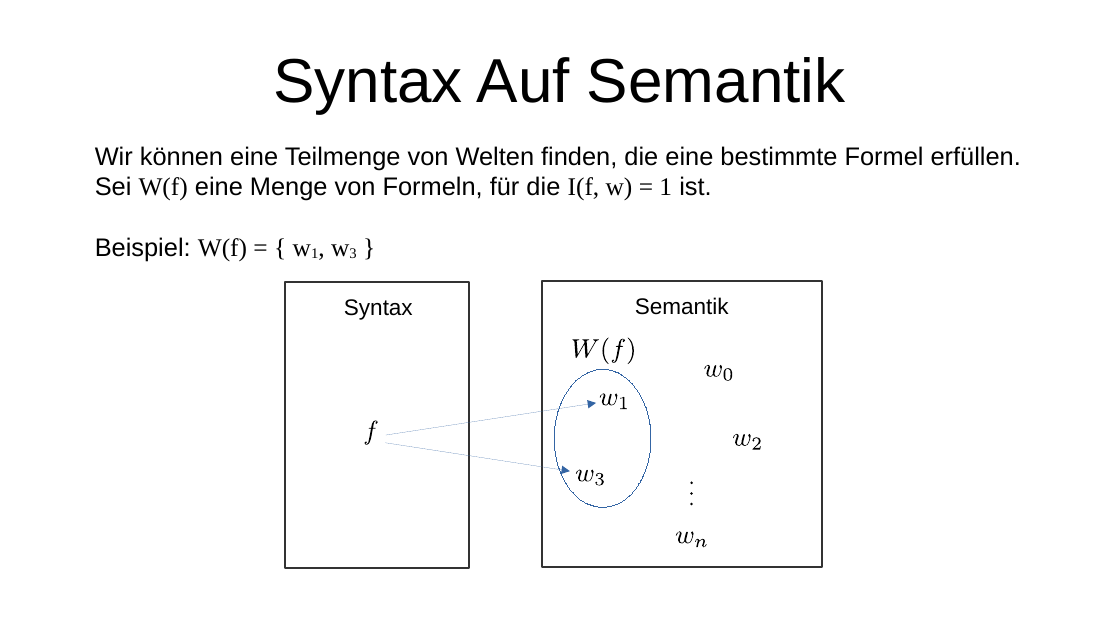
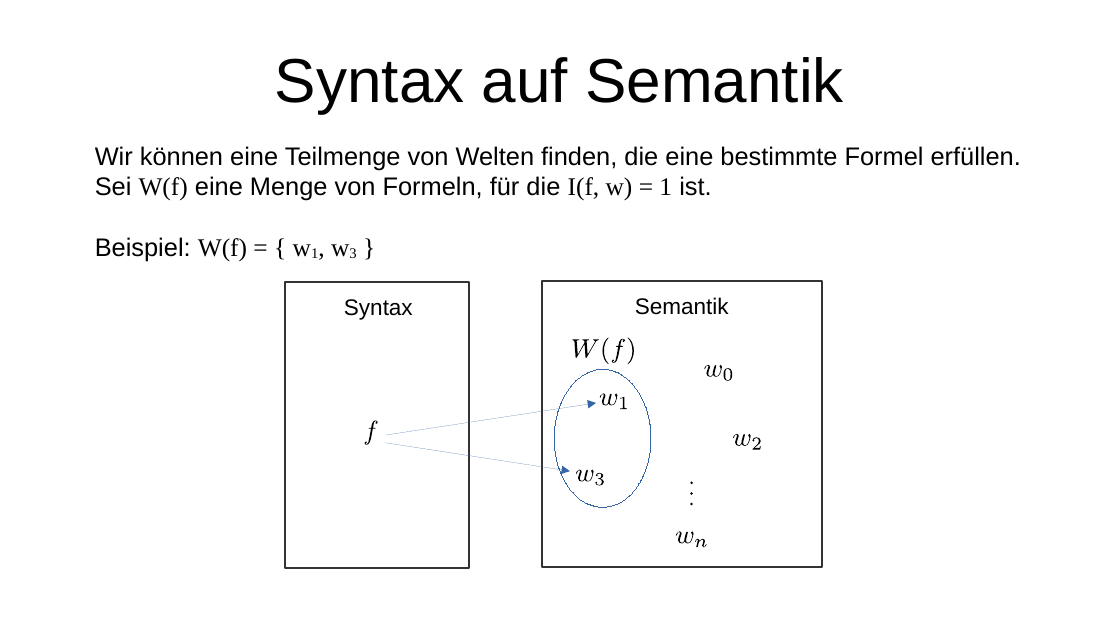
Before and after one commit to chuckgish/Modul_AKIB10_Grundlagen_KI, a slide deck: slide 16 of 1_Aussagenlogik/Skript.odp. Drawn at 1120x630 pixels with LibreOffice and Linux fonts; fonts in the diff are those of the drawing. Boxes give left, top, right and bottom in pixels: in the first picture for what was removed or moved away, otherwise in the second. Text is boxed around its words. In the diff, an @@ line names an element or a change of style, - is before the commit and + after.

```diff
--- a/1_Aussagenlogik/Skript.odp
+++ b/1_Aussagenlogik/Skript.odp
@@ title at bbox=[275, 57, 844, 113]: text changed @@
-Syntax Auf Semantik
+Syntax auf Semantik
```
Also in this commit, not shown: 2 other slides changed, 2 other files.
